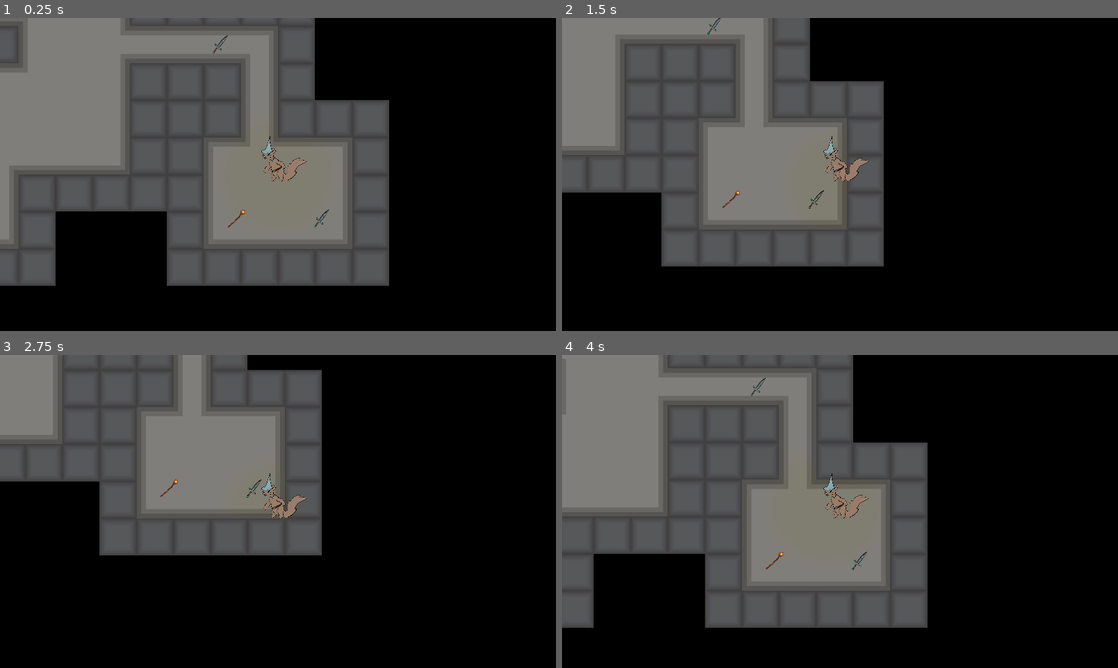
Above: before the commit, frames 1-4 (two rows, left to right).
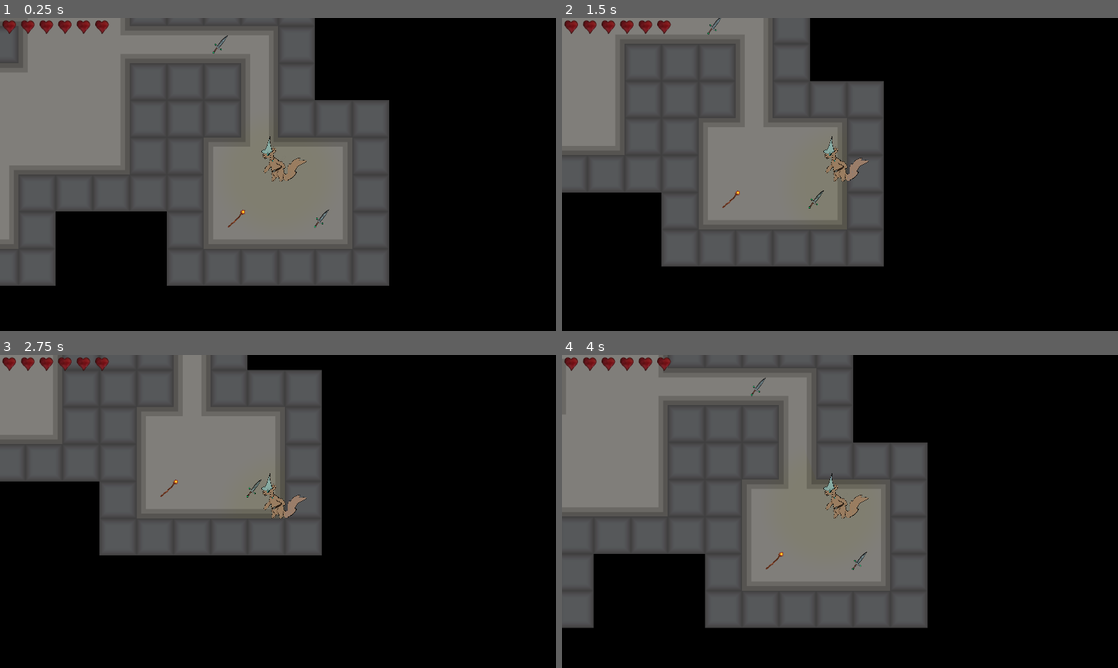
Above: after the commit, the same moments.

Repository: MiningCow/Dungeon-Crawler-Godot
Game: Godot game, scene res://Scenes/World.tscn
Two runs of this game, one before a commit and one after it. Both use one fixed random seed, a clock stepped at 60 frames per second and the inputs below.
Inputs (mouse positions are in pixels of both pictures, inside the frame that each line leads up to):
- Up to frame 1 (0.25 s): no input
- Up to frame 2 (1.5 s): tap Enter at 0.5 s; move the mouse to (962, 158) at 0.52 s; press the mouse at (962, 158) at 0.53 s; hold D (move_right) 0.53-1.28 s; move the mouse to (728, 190) at 1.27 s; release the mouse at (728, 190) at 1.28 s; hold S (move_down) from 1.28 s (still down); tap Z (drop) at 1.35 s
- Up to frame 3 (2.75 s): move the mouse to (333, 442) at 2.02 s; release S (move_down) at 2.03 s; hold D (move_right) from 2.03 s (still down); tap 1 (hotbar_1) at 2.1 s
- Up to frame 4 (4 s): tap Space at 2.75 s; move the mouse to (812, 574) at 2.77 s; release D (move_right) at 2.78 s; hold W (move_up) 2.78-3.53 s; tap F (interact) at 2.85 s; move the mouse to (1006, 558) at 3.52 s; press the mouse at (1006, 558) at 3.53 s; hold A (move_left) from 3.53 s (still down)

The runs differ from the first frame. In frame 1, 0.4% of the frame differs, in the area x 0-55%, y 0-53%; in frame 2, 0.4%; in frame 3, 0.4%; in frame 4, 0.4%.

Commit message:
Add player health display

Diff:
--- a/Scenes/Combat/Projectiles/Fireball.tscn
+++ b/Scenes/Combat/Projectiles/Fireball.tscn
@@ -22,6 +22,13 @@
 [node name="Timer" parent="." index="1"]
 wait_time = 3.0
 
+[node name="Light2D" type="Light2D" parent="." index="2"]
+visible = false
+position = Vector2( 0, 1.52588e-05 )
+texture = ExtResource( 2 )
+texture_scale = 2.1
+color = Color( 1, 0.447059, 0.447059, 1 )
+
 [connection signal="area_entered" from="Hitbox" to="." method="_on_Hitbox_area_entered"]
 [connection signal="body_entered" from="Hitbox" to="." method="_on_Hitbox_body_entered"]
 
--- a/Scenes/Entities/Enemies/Slime.tscn
+++ b/Scenes/Entities/Enemies/Slime.tscn
@@ -34,6 +34,7 @@
 [node name="Stats" parent="." index="2"]
 speed = 10000
 max_health = 8
+health = 8
 
 [node name="CollisionShape2D" parent="VisionRange" index="0"]
 shape = SubResource( 3 )
--- a/Scenes/Entities/Player.tscn
+++ b/Scenes/Entities/Player.tscn
@@ -6,14 +6,9 @@
 [ext_resource path="res://Scripts/Entities/Player/PickupArea.gd" type="Script" id=4]
 [ext_resource path="res://Scripts/Entities/Player/LightPosition.gd" type="Script" id=5]
 [ext_resource path="res://Assets/Lights/PlayerLight1.png" type="Texture" id=6]
+[ext_resource path="res://Scripts/Entities/Player/PlayerStats.gd" type="Script" id=7]
 
 [sub_resource type="CircleShape2D" id=2]
-radius = 23.5
-
-[sub_resource type="CanvasItemMaterial" id=1]
-light_mode = 1
-
-[sub_resource type="CircleShape2D" id=3]
 radius = 23.5
 
 [sub_resource type="CircleShape2D" id=4]
@@ -21,6 +16,9 @@
 
 [sub_resource type="CircleShape2D" id=5]
 radius = 32.0
+
+[sub_resource type="CircleShape2D" id=3]
+radius = 23.5
 
 [node name="Player" instance=ExtResource( 1 )]
 collision_layer = 2
@@ -30,22 +28,20 @@
 shape = SubResource( 2 )
 
 [node name="Sprite" parent="." index="1"]
-material = SubResource( 1 )
 position = Vector2( 1, 1 )
 rotation = 0.218166
 scale = Vector2( 0.2, 0.2 )
 texture = ExtResource( 2 )
 
-[node name="Stats" parent="." index="2"]
+[node name="HandPosition" type="Position2D" parent="." index="2"]
+position = Vector2( -41, -16 )
+rotation = -1.49012e-08
+
+[node name="Stats" parent="." index="3"]
+script = ExtResource( 7 )
 speed = 20000
 max_health = 12
-
-[node name="Hurtbox" parent="." index="3"]
-collision_layer = 64
-collision_mask = 0
-
-[node name="CollisionShape2D" parent="Hurtbox" index="0"]
-shape = SubResource( 3 )
+health = 12
 
 [node name="LightOffset" type="Position2D" parent="." index="4"]
 
@@ -70,13 +66,12 @@
 [node name="PickupCollisionShape" type="CollisionShape2D" parent="PickupArea" index="0"]
 shape = SubResource( 5 )
 
-[node name="Camera" type="Camera2D" parent="." index="6"]
-current = true
-process_mode = 0
-smoothing_speed = 10.0
+[node name="Hurtbox" parent="." index="6"]
+collision_layer = 64
+collision_mask = 0
 
-[node name="HandPosition" type="Position2D" parent="." index="7"]
-position = Vector2( -41, -16 )
+[node name="CollisionShape2D" parent="Hurtbox" index="0"]
+shape = SubResource( 3 )
 
 [connection signal="area_entered" from="PickupArea" to="PickupArea" method="_on_PickupArea_area_entered"]
 [connection signal="area_exited" from="PickupArea" to="PickupArea" method="_on_PickupArea_area_exited"]
--- /dev/null
+++ b/Scenes/UI/HealthUI.tscn
@@ -0,0 +1,21 @@
+[gd_scene load_steps=4 format=2]
+
+[ext_resource path="res://Scripts/UI/HealthUI.gd" type="Script" id=1]
+[ext_resource path="res://Assets/UI/Heart1.png" type="Texture" id=2]
+[ext_resource path="res://Assets/UI/Heart1Container.png" type="Texture" id=3]
+
+[node name="HealthUI" type="Control"]
+script = ExtResource( 1 )
+
+[node name="HeartContainers" type="TextureRect" parent="."]
+margin_right = 64.0
+margin_bottom = 64.0
+texture = ExtResource( 3 )
+stretch_mode = 2
+
+[node name="Hearts" type="TextureRect" parent="."]
+margin_right = 64.0
+margin_bottom = 64.0
+texture = ExtResource( 2 )
+expand = true
+stretch_mode = 2
--- a/Scenes/World.tscn
+++ b/Scenes/World.tscn
@@ -9,6 +9,7 @@
 [ext_resource path="res://Scenes/Entities/Enemies/Slime.tscn" type="PackedScene" id=7]
 [ext_resource path="res://Scenes/World.gd" type="Script" id=8]
 [ext_resource path="res://Scenes/Entities/Player.tscn" type="PackedScene" id=9]
+[ext_resource path="res://Scenes/UI/HealthUI.tscn" type="PackedScene" id=10]
 
 [sub_resource type="NavigationPolygon" id=126]
 vertices = PoolVector2Array( 32, 32, 128, 32, 128, 128, 32, 128 )
@@ -301,6 +302,9 @@
 
 [node name="Player" parent="YSort" instance=ExtResource( 9 )]
 
+[node name="RemoteTransform2D" type="RemoteTransform2D" parent="YSort/Player"]
+remote_path = NodePath("../../../Camera2D")
+
 [node name="GroundMushroom" parent="YSort" instance=ExtResource( 4 )]
 position = Vector2( -832, -1472 )
 item = ExtResource( 5 )
@@ -328,4 +332,12 @@
 wait_time = 0.25
 autostart = true
 
+[node name="Camera2D" type="Camera2D" parent="."]
+current = true
+process_mode = 0
+
+[node name="CanvasLayer" type="CanvasLayer" parent="."]
+
+[node name="HealthUI" parent="CanvasLayer" instance=ExtResource( 10 )]
+
 [connection signal="timeout" from="NavigationTimer" to="." method="_on_NavigationTimer_timeout"]
--- a/Scripts/Entities/Entity.gd
+++ b/Scripts/Entities/Entity.gd
@@ -3,9 +3,8 @@
 class_name Entity
 
 onready var stats = $Stats
-onready var health: int = stats.max_health setget set_health
-onready var speed: int = stats.speed setget ,get_speed
-func get_speed(): return stats.speed
+onready var health setget set_health, get_health
+onready var speed: int = stats.speed setget set_speed, get_speed
 
 var motion: Vector2 = Vector2.ZERO
 
@@ -14,18 +13,17 @@
 
 func _on_Hurtbox_area_entered(hitbox):
 	take_damage(hitbox.damage)
-	print("%s damaged!" % name)
 
-func set_health(value):
-	if value != health:
-		health = clamp(value, 0, stats.max_health)
-	else: health = 0
+func set_health(value): stats.health = value
+func get_health(): return stats.health
+
+func set_speed(value): stats.speed = value
+func get_speed(): return stats.speed
 
 func take_damage(damage):
 	$Sound.play()
 	self.health -= damage
-	if health == 0:
-		die()
+	if self.health == 0: die()
 
 func die():
 	queue_free()
--- a/Scripts/Entities/Player/Player.gd
+++ b/Scripts/Entities/Player/Player.gd
@@ -5,6 +5,7 @@
 var inventory: Inventory = inventory_resource.new()
 var weapon = get_node_or_null("Weapon")
 
+onready var sprite = $Sprite
 onready var hand_position = $HandPosition
 #func _ready():
 #	pseudo code
@@ -61,11 +62,18 @@
 	add_child(new_weapon)
 
 func die(): #temp player death
-	print("player died!")
-	health = stats.max_health
+	print("Player died!")
+#	self.health = stats.max_health
 
 func _input(event):
 	if event.is_action_pressed("attack"):  emit_signal("player_is_attacking", true)
 	if event.is_action_released("attack"): emit_signal("player_is_attacking", false)
 #	if event.is_action_pressed("attack"):  is_attacking = true
 #	if event.is_action_released("attack"): is_attacking = false
+#	if event is InputEventMouseMotion:
+#		var mouse = get_viewport().get_mouse_position()
+#		if mouse.x > get_viewport().size.x/2:
+#			$Node.scale.x = -1
+#		else:
+#			$Node .scale.x = 1
+#		if weapon: weapon.position = hand_position.position
--- /dev/null
+++ b/Scripts/Entities/Player/PlayerStats.gd
@@ -0,0 +1,7 @@
+extends Stats
+
+signal health_changed(using)
+
+func set_health(value):
+	.set_health(value)
+	emit_signal("health_changed", health)
--- a/Scripts/Entities/Stats.gd
+++ b/Scripts/Entities/Stats.gd
@@ -1,7 +1,12 @@
 extends Node
 
 class_name Stats
-#signal stats_changed
 
 export(int) var speed
 export(int) var max_health
+export(int) var health: int = max_health setget set_health
+
+func set_health(value):
+	if value != health:
+		health = clamp(value, 0, max_health)
+	else: health = 0
--- /dev/null
+++ b/Scripts/UI/HealthUI.gd
@@ -0,0 +1,21 @@
+extends Control
+
+onready var hearts = $Hearts
+onready var heartContainers = $HeartContainers
+var player
+
+func _ready():
+	GameManager.connect("player_initialized", self, "on_Player_initialized")
+
+func on_Player_initialized(player):
+	player = player
+	player.stats.connect("health_changed", self, "on_Health_changed")
+	player.stats.connect("stats_changed", self, "on_Stats_changed")
+	heartContainers.rect_size.x = player.stats.max_health * 32
+	hearts.rect_size.x = player.stats.health * 32
+
+func on_Health_changed(health):
+	hearts.rect_size.x = health * 32
+
+func on_Stats_changed():
+	heartContainers.rect_size.x = player.stats.max_health * 32
Binary file added: Assets/UI/Heart1.png
Not shown, added: Assets/UI/Heart1.png.import
Binary file added: Assets/UI/Heart1Container.png
Not shown, added: Assets/UI/Heart1Container.png.import
Not shown: 1 places in Scenes/World.tscn that only renumber resources
